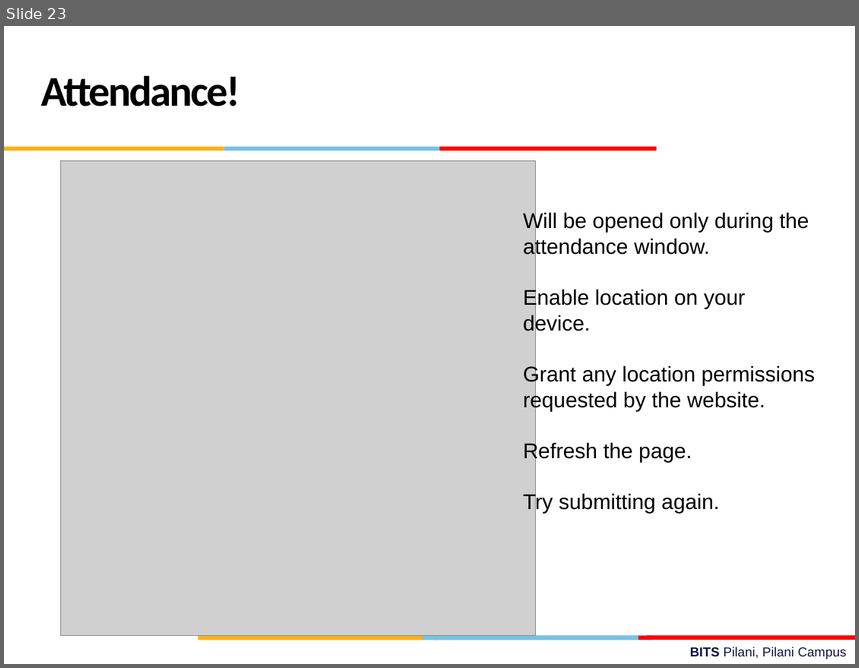
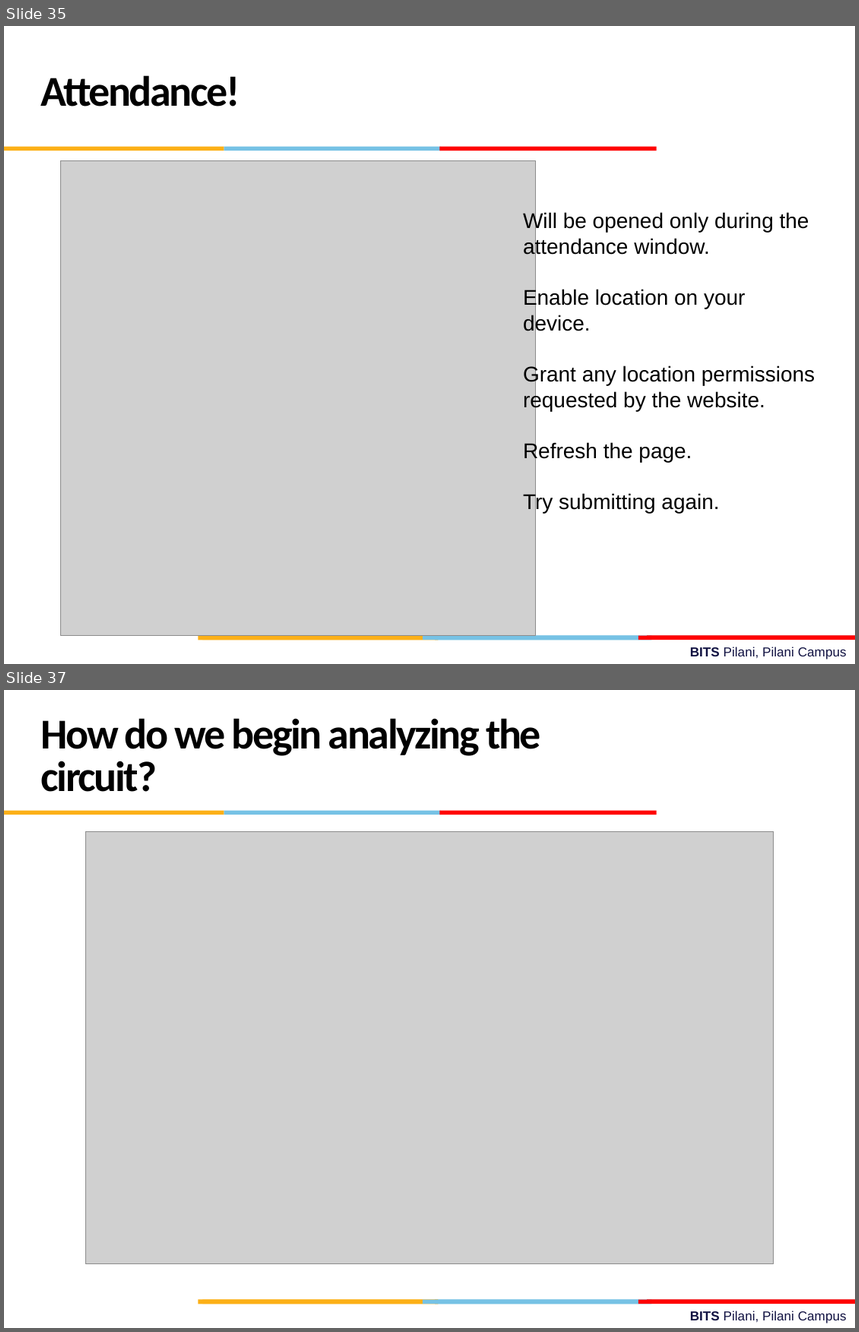
Before and after one commit to csndl-iitd/f2152025, a slide deck: Lec-14-15.pptx. Shown one above the other, each under a label of ours: slide 23 before the commit, slides 35 and 37 after it; the slides between them are not shown. The pictures are 859x668 and 859x1332 pixels, drawn with LibreOffice and Linux fonts; fonts in the diff are those of the drawing; grey boxes stand for pictures; background and template pictures are left out. Boxes give left, top, right and bottom in pixels: in the first picture for what was removed or moved away, otherwise in the second. Text is boxed around its words. In the diff, an @@ line names an element or a change of style, - is before the commit and + after.

Commit message:
analysis of sequential circuits

```diff
--- a/Lec-14-15.pptx
+++ b/Lec-14-15.pptx
@@ slide 37 added at <box>4,690,855,1328</box>, background #FFFFFF; not listed: 10 template elements that a slide beside it also shows @@
@@ text added at <box>41,718,541,792</box>, 36 pt, text #000000, bold @@
+How do we begin analyzing the circuit?
@@ picture added at <box>86,832,773,882</box> @@
@@ picture added at <box>86,832,773,960</box> @@
@@ picture added at <box>86,832,773,1009</box> @@
@@ picture added at <box>86,832,773,1265</box> @@
@@ what was slide 23 is now slide 35 @@
```
Also in this commit, not shown: 11 other slides added.
